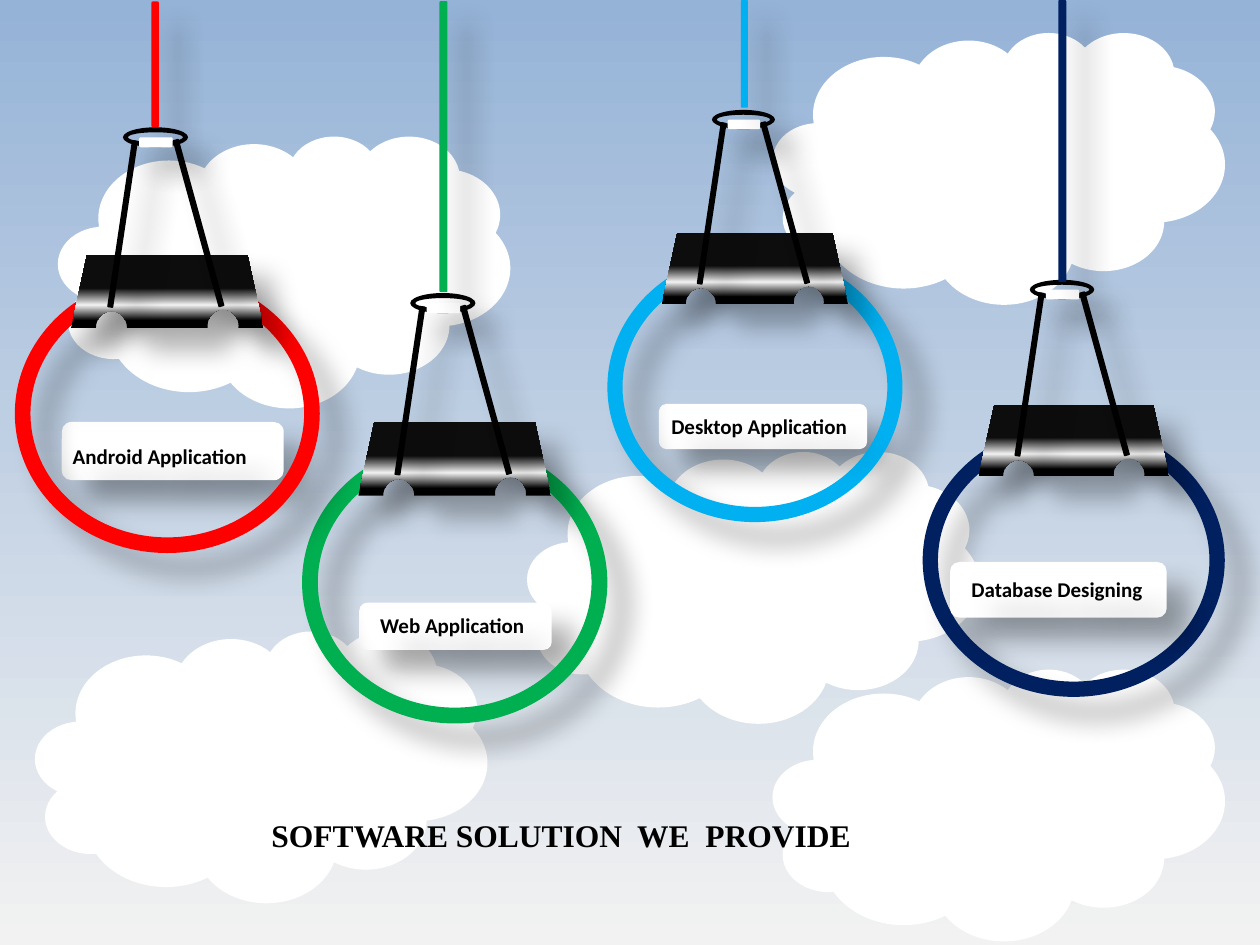
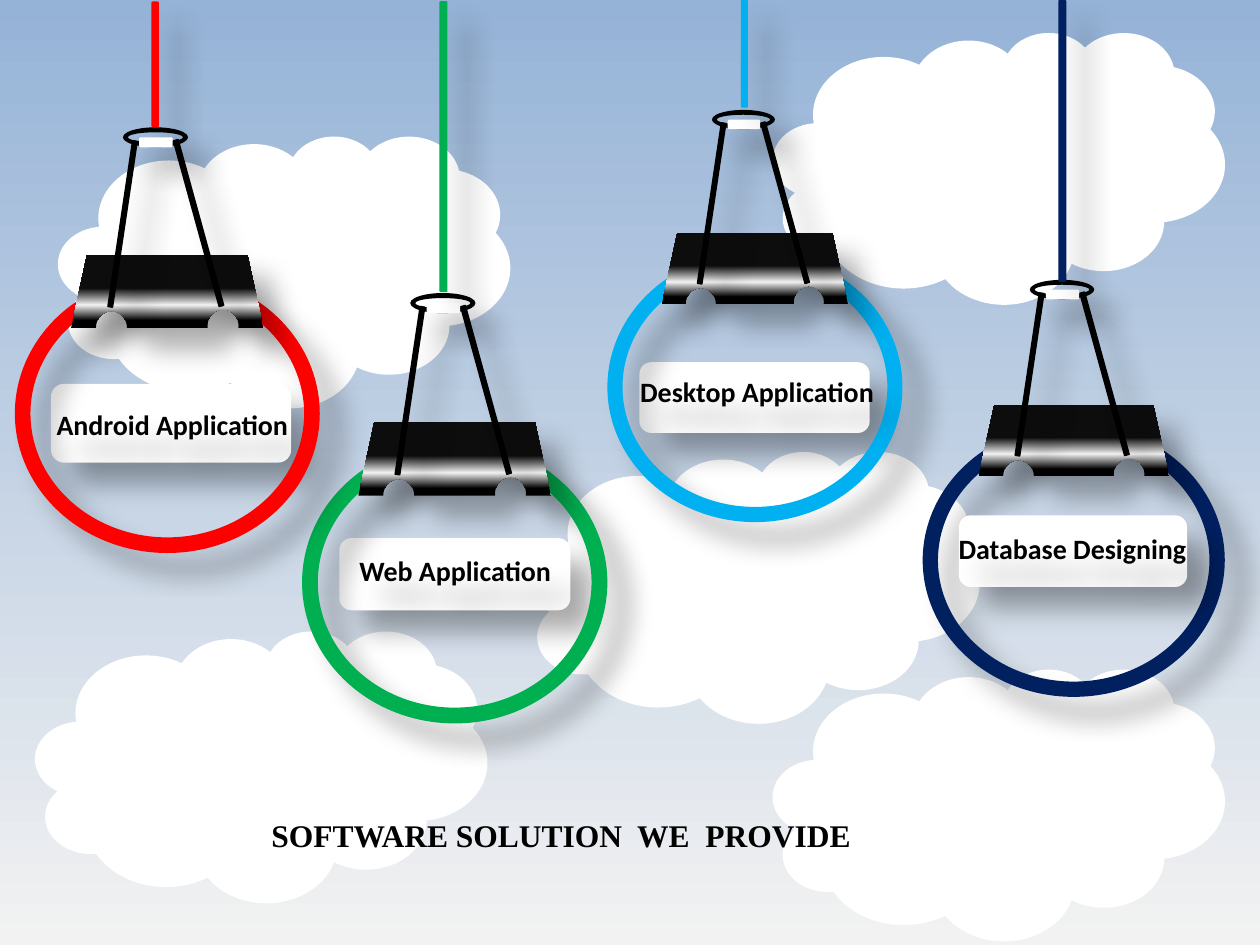
Before and after one commit to Anvisys/Documents, a slide deck: slide 13 of Anvisys-Profile.pptx. Drawn at 1260x945 pixels with LibreOffice and Linux fonts; fonts in the diff are those of the drawing. Boxes give left, top, right and bottom in pixels: in the first picture for what was removed or moved away, otherwise in the second. Text is boxed around its words. In the diff, an @@ line names an element or a change of style, - is before the commit and + after.

```diff
--- a/Anvisys-Profile.pptx
+++ b/Anvisys-Profile.pptx
@@ rounded rectangle: place and size @@
-rounded rectangle at [62, 422, 284, 480]
+rounded rectangle at [50, 384, 291, 464]
@@ rounded rectangle at [50, 384, 291, 464]: proportions changed @@
@@ size 12 to 16 pt in 4 elements at [57, 415, 288, 440], [959, 539, 1186, 564], [359, 561, 551, 586], [640, 379, 874, 409] @@
@@ text "Desktop Application": place and size @@
-text "Desktop Application" at [671, 419, 847, 438]
+text "Desktop Application" at [640, 379, 874, 409]
@@ rounded rectangle: place and size @@
-rounded rectangle at [659, 404, 867, 450]
+rounded rectangle at [639, 363, 869, 433]
@@ text "Android Application": place and size @@
-text "Android Application" at [73, 449, 247, 468]
+text "Android Application" at [57, 415, 288, 440]
@@ rounded rectangle: place and size @@
-rounded rectangle at [359, 602, 552, 649]
+rounded rectangle at [339, 538, 570, 610]
@@ text "Database Designing": place and size @@
-text "Database Designing" at [971, 582, 1142, 601]
+text "Database Designing" at [959, 539, 1186, 564]
@@ rounded rectangle: place and size @@
-rounded rectangle at [950, 562, 1167, 617]
+rounded rectangle at [959, 515, 1187, 587]
@@ text "Web Application": place and size @@
-text "Web Application" at [380, 618, 524, 637]
+text "Web Application" at [359, 561, 551, 586]
```
Also in this commit, not shown: 3 other slides changed.
